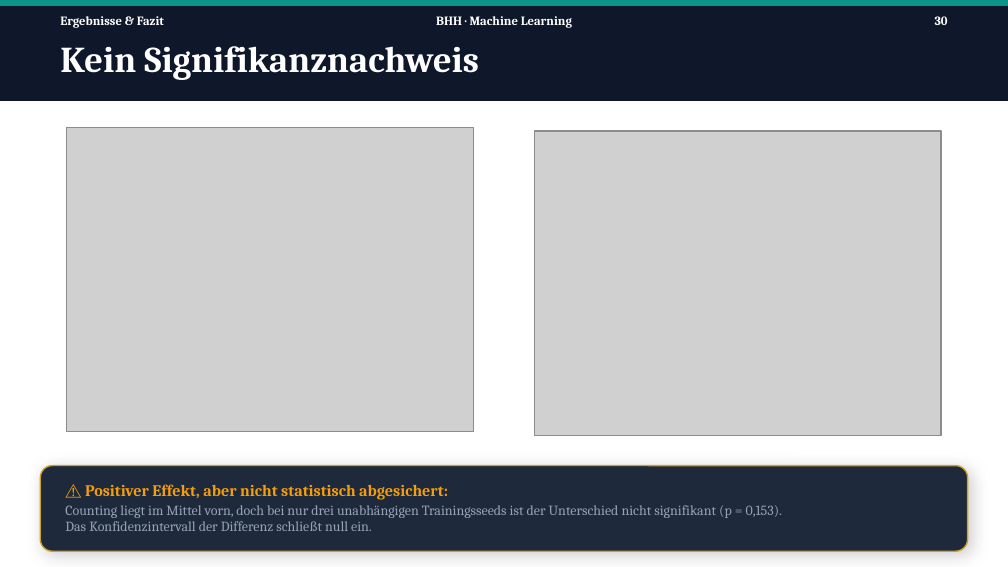
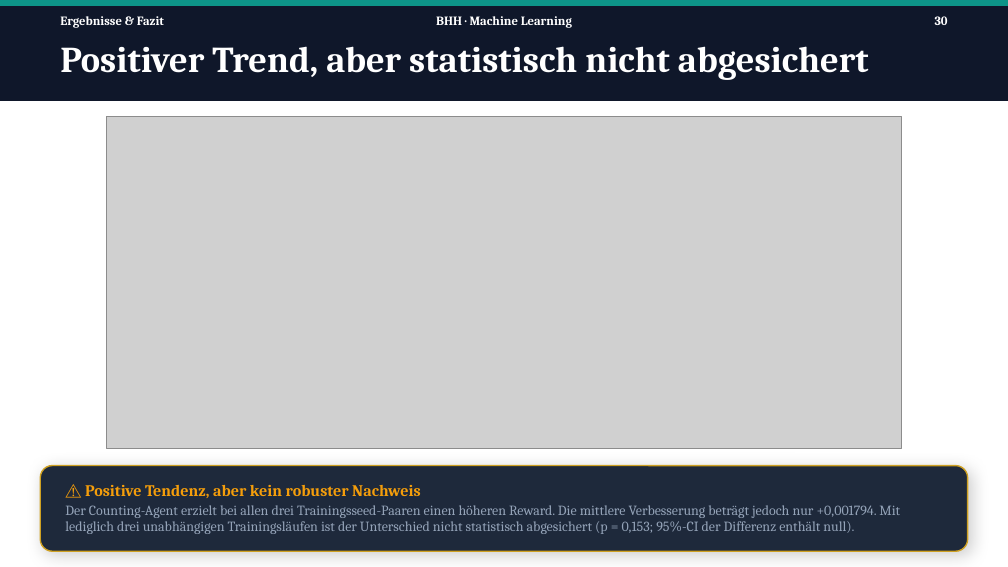
Before and after one commit to Tom-N-M/ml-blackjack, a slide deck: slide 30 of Präsi/PP_v2.pptx. Drawn at 1008x567 pixels with LibreOffice and Linux fonts; fonts in the diff are those of the drawing; grey boxes stand for pictures. Boxes give left, top, right and bottom in pixels: in the first picture for what was removed or moved away, otherwise in the second. Text is boxed around its words. In the diff, an @@ line names an element or a change of style, - is before the commit and + after.

```diff
--- a/Präsi/PP_v2.pptx
+++ b/Präsi/PP_v2.pptx
@@ text at box(60, 46, 869, 80): text changed @@
-Kein Signifikanznachweis
+Positiver Trend, aber statistisch nicht abgesichert
@@ picture added at box(106, 117, 902, 449) @@
@@ picture removed at box(67, 128, 474, 432) @@
@@ picture removed at box(534, 131, 941, 435) @@
@@ text at box(65, 505, 900, 534): text changed @@
-Counting liegt im Mittel vorn, doch bei nur drei unabhängigen Trainingsseeds ist der Unterschied nicht signifikant (p = 0,153).
-Das Konfidenzintervall der Differenz schließt null ein.
+Der Counting-Agent erzielt bei allen drei Trainingsseed-Paaren einen höheren Reward. Die mittlere Verbesserung beträgt jedoch nur +0,001794. Mit lediglich drei unabhängigen Trainingsläufen ist der Unterschied nicht statistisch abgesichert (p = 0,153; 95%-CI der Differenz enthält null).
@@ text at box(85, 485, 421, 498): text changed @@
-⚠️ Positiver Effekt, aber nicht statistisch abgesichert:
+⚠️ Positive Tendenz, aber kein robuster Nachweis
```
Also in this commit, not shown: 7 other slides changed.
